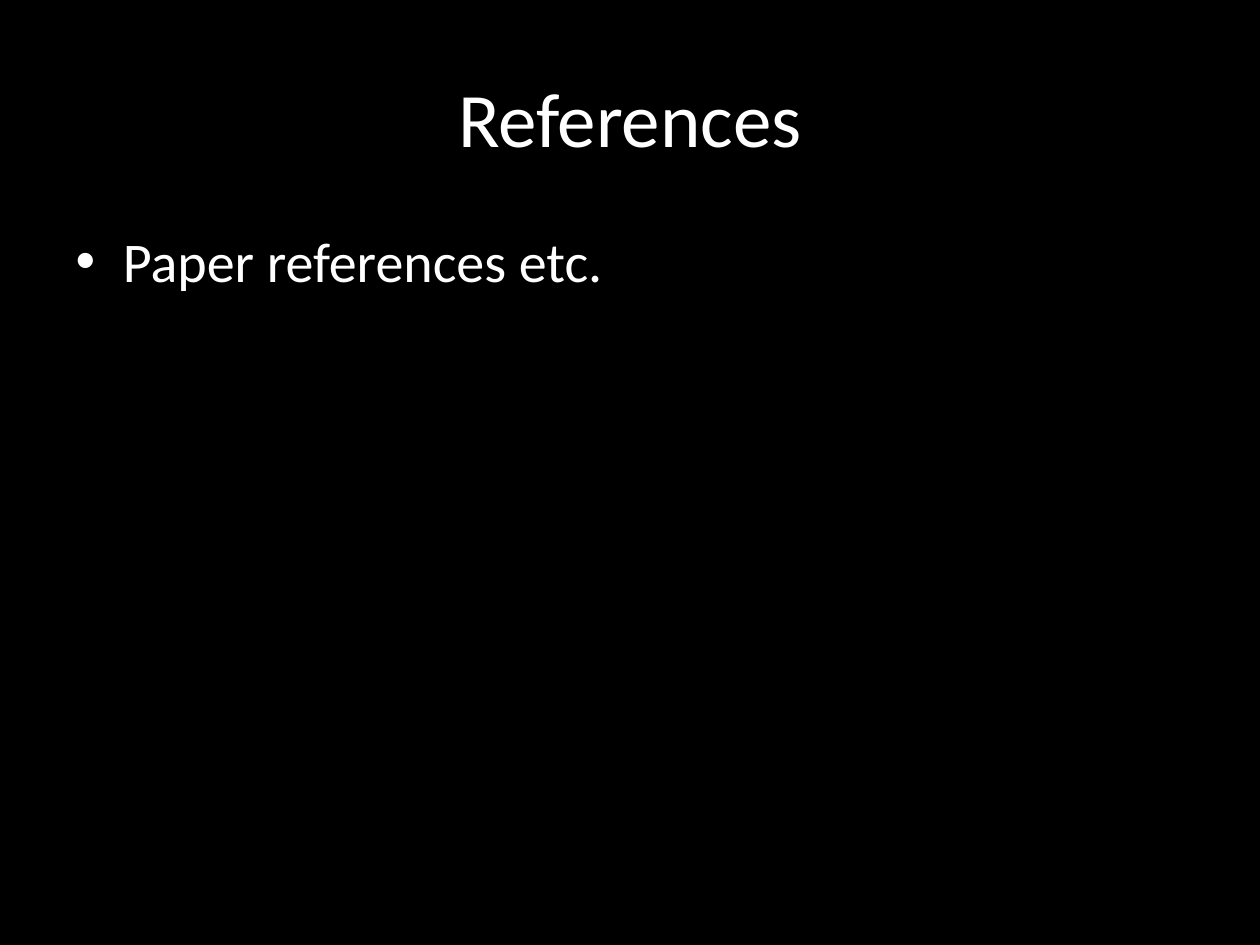
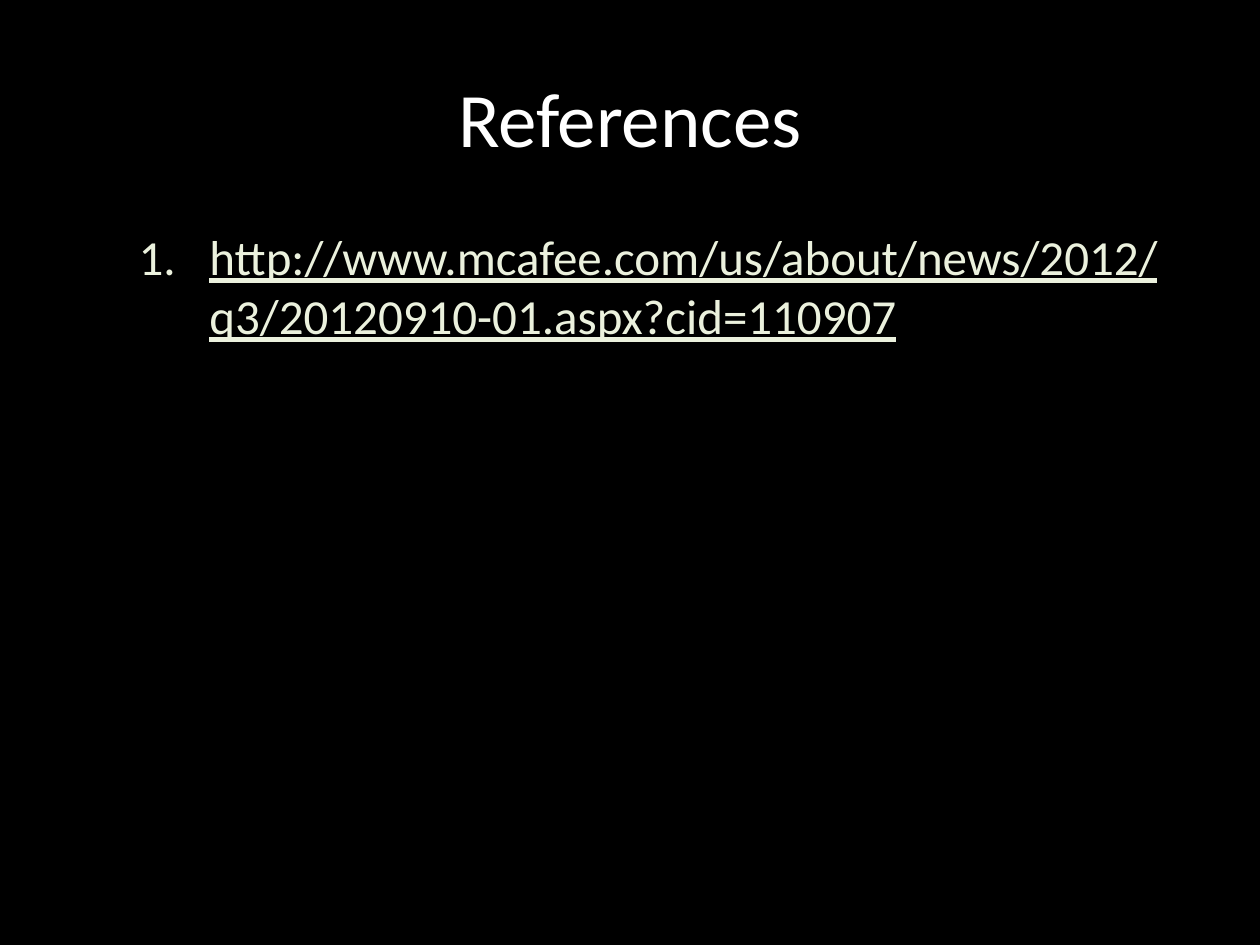
Before and after one commit to chrissorchard/malucrawl, a slide deck: slide 19 of doc/pres1/wk4-progress.pptx. Drawn at 1260x945 pixels with LibreOffice and Linux fonts; fonts in the diff are those of the drawing; background and template pictures are left out. Boxes give left, top, right and bottom in pixels: in the first picture for what was removed or moved away, otherwise in the second. Text is boxed around its words. In the diff, an @@ line names an element or a change of style, - is before the commit and + after.

```diff
--- a/doc/pres1/wk4-progress.pptx
+++ b/doc/pres1/wk4-progress.pptx
@@ text at bbox=[209, 241, 1157, 342]: text changed; size 32 to 28 pt; text colour #FFFFFF to #EBF1DD @@
-• Paper references etc.
+  1. http://www.mcafee.com/us/about/news/2012/q3/20120910-01.aspx?cid=110907
```
Also in this commit, not shown: 7 other slides changed.
